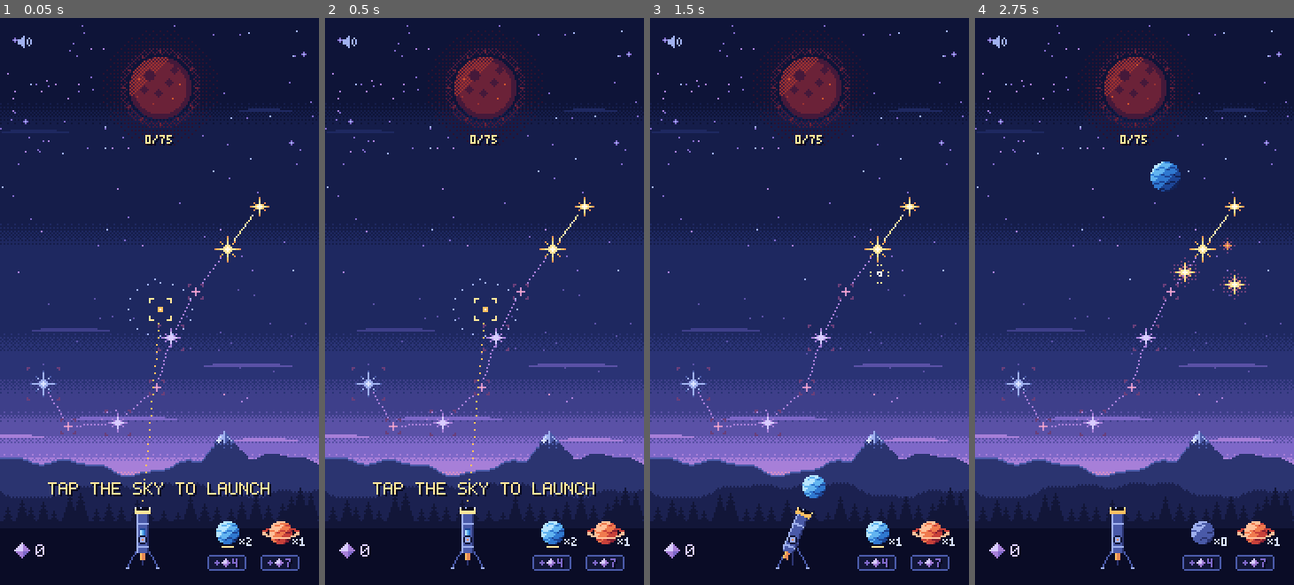
Above: before the commit, frames 1-4 (left to right).
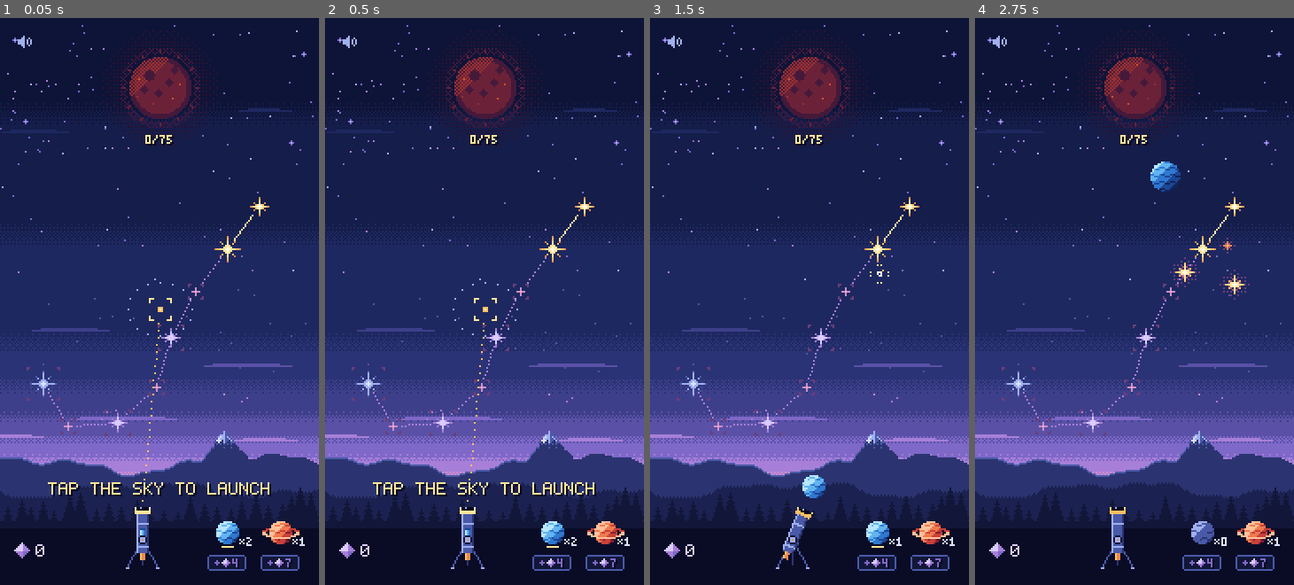
Above: after the commit, the same moments.

Repository: mrafael1/DustInSpace
Game: Godot game, scene res://game/scenes/main.tscn
Two runs of this game, one before a commit and one after it. Both use one fixed random seed, a clock stepped at 60 frames per second and the inputs below.
Inputs (mouse positions are in pixels of both pictures, inside the frame that each line leads up to):
- Up to frame 1 (0.05 s): no input
- Up to frame 2 (0.5 s): no input
- Up to frame 3 (1.5 s): tap Enter at 0.5 s; move the mouse to (879, 273) at 0.52 s; hold Shift 0.53-1.25 s; click (879, 273) at 0.67 s; drag from (745, 329) to (793, 414) at 1.27 s
- Up to frame 4 (2.75 s): move the mouse to (1166, 176) at 2.02 s; tap Ctrl at 2.1 s; click (1166, 176) at 2.17 s

Frame 1 is identical in both runs. In frame 2, less than 0.1% of the frame differs, in the area x 85-92%, y 89-93%; in frame 3, less than 0.1%; in frame 4, less than 0.1%, in the area x 84-92%, y 89-93%.

Commit message:
feat: only the loaded pack's HUD icon moves; the buy button also picks the planet
Co-Authored-By: Claude Opus 5.5 <noreply@anthropic.com>
Claude-Session: https://claude.ai/code/session_01ASnDPR9SCSabzXswq9efCT

Diff:
--- a/game/scenes/pack_view.gd
+++ b/game/scenes/pack_view.gd
@@ -36,6 +36,14 @@
 	set(value):
 		radius_override = value
 		queue_redraw()
+## False holds the planet on its first spin frame (the HUD's icons that aren't loaded).
+var spinning: bool = true:
+	set(value):
+		spinning = value
+		if not value:
+			_spin_time = 0.0
+			_spin = 0
+		queue_redraw()
 
 
 var _spin_time: float = 0.0
@@ -66,6 +74,8 @@
 
 ## Moves the idle spin on. Driven by `_process`; tests call it directly.
 func advance(delta: float) -> void:
+	if not spinning:
+		return
 	_spin_time += delta
 	var spin: int = floori(_spin_time / SPIN_STEP) % SPIN_FRAMES
 	if spin != _spin:
--- a/game/ui/hud.gd
+++ b/game/ui/hud.gd
@@ -21,8 +21,8 @@
 signal tap_refused(kind: String)
 ## A pack became buyable as the dust landed (its slot's cue). Feedback only (sound).
 signal pack_ready(kind: String)
-## The player picked a planet with its icon, and it loaded (or was bought and loaded). The
-## telescope aims with it (Main wires it).
+## The player picked a planet with its icon or its buy button, and it loaded (or was bought and
+## loaded). The telescope aims with it (Main wires it).
 signal planet_chosen(kind: String)
 
 const PackSlotScene := preload("res://game/ui/pack_slot.tscn")
@@ -237,10 +237,10 @@
 	var done: bool
 	if part == &"icon":
 		done = _run.load_pack(kind) or _run.buy(kind)
-		if done:
-			planet_chosen.emit(kind)
 	else:
 		done = _run.buy(kind)
+	if done:
+		planet_chosen.emit(kind)
 	if not done:
 		_slots[kind].nudge()
 		tap_refused.emit(kind)
--- a/game/ui/pack_slot.gd
+++ b/game/ui/pack_slot.gd
@@ -1,9 +1,9 @@
 class_name PackSlot
 extends Node2D
 ## One pack in the HUD: its icon (r6) with "×count", and a "+◆cost" buy button below.
-## The icon is lit and spinning while at least one is owned (tapping it loads), grey and still
-## at ×0, even when the dust would buy one: the buy button shows that. A lit icon hops now and
-## then while the dust can buy another.
+## The icon is lit while at least one is owned (tapping it loads), grey at ×0, even when the dust
+## would buy one: the buy button shows that. Only the loaded pack's icon moves: it spins, and hops
+## now and then while the dust can buy another. The others stay still.
 ## Becoming buyable plays a one-off cue: the icon flashes solid C0 for FLASH_TIME and a cross
 ## sparkle shrinks away beside it. Staying buyable never repeats it.
 ## Two tap targets (docs/design.md, Packs): the icon loads the pack if owned, or buys it if none
@@ -95,9 +95,10 @@
 		_lay_out_buy_row()
 	# Cool N7 when the dust isn't there: warm/light colours mean something you can use.
 	_cost.label_settings.font_color = Palette.D0 if affordable else Palette.N7
-	# The planet: lit one step up its ramp and spinning while one is owned, grey at ×0.
+	# The planet: lit one step up its ramp while one is owned, grey at ×0; spinning only if loaded.
 	_icon.bright = count > 0
 	_icon.greyed = count == 0
+	_icon.spinning = loaded
 	if affordable and not _affordable:
 		_hop_time = 0.0
 		if announce:
@@ -191,7 +192,7 @@
 			_buy.queue_redraw()
 	_hop_time = fmod(_hop_time + delta, HOP_PERIOD)
 	if _nudge_time < 0.0:
-		var hops: bool = _affordable and _icon.bright
+		var hops: bool = _affordable and _loaded
 		_icon.position = Vector2(0, -1 if hops and _hop_time < HOP_TIME else 0)
 		return
 	_nudge_time += delta
--- a/tests/test_hud.gd
+++ b/tests/test_hud.gd
@@ -270,7 +270,7 @@
 		assert_false(blue.is_hopping(), "and still")
 	run.dust = 0
 	hud.refresh()
-	assert_true(_icon("red").bright, "owned: lit and spinning even with no dust")
+	assert_true(_icon("red").bright, "owned: lit even with no dust")
 	assert_false(_icon("red").greyed)
 
 
@@ -293,8 +293,8 @@
 	red.set_process(false)
 	blue.advance(0.0)
 	red.advance(0.0)
-	assert_true(blue.is_hopping(), "it hops as soon as it's buyable")
-	assert_false(red.is_hopping(), "a grey icon never does")
+	assert_true(blue.is_hopping(), "the loaded icon hops as soon as it's buyable")
+	assert_false(red.is_hopping(), "one that isn't loaded never does")
 	blue.advance(PackSlot.HOP_TIME * 1.1)
 	assert_false(blue.is_hopping())
 	assert_eq(blue.get_node("Icon").position, Vector2.ZERO, "back on the grid")
@@ -578,6 +578,43 @@
 
 
 ## Links three small stars: a small triple, worth 3 dust and 5 light in the fixtures.
+func test_only_the_loaded_pack_icon_moves() -> void:
+	for loaded: String in ["blue", "red", ""]:
+		run.owned_packs["blue"] = 2
+		run.owned_packs["red"] = 0 if loaded == "" else 2
+		run.loaded_pack = loaded
+		if loaded == "":
+			run.owned_packs["blue"] = 0
+		run.dust = 50
+		hud.refresh()
+		for kind: String in ["blue", "red"]:
+			var slot: PackSlot = hud.slot(kind)
+			slot.set_process(false)
+			var icon: PackView = _icon(kind)
+			icon.set_process(false)
+			var moved: bool = false
+			for i: int in 12:
+				slot.advance(0.13)
+				icon.advance(0.13)
+				moved = moved or slot.is_hopping() or icon.spin_frame() != 0
+			assert_eq(moved, kind == loaded, "%s loaded: %s %s" % [loaded if loaded != "" else "nothing", kind, "moves" if kind == loaded else "stays still"])
+
+
+func test_the_buy_button_also_picks_the_planet() -> void:
+	run.dust = 50
+	watch_signals(hud)
+	_tap_part("red", &"cost")
+	assert_signal_emitted_with_parameters(hud, "planet_chosen", ["red"])
+	assert_eq(run.loaded_pack, "red")
+
+
+func test_a_refused_buy_picks_nothing() -> void:
+	run.dust = 0
+	watch_signals(hud)
+	_tap_part("red", &"cost")
+	assert_signal_not_emitted(hud, "planet_chosen")
+
+
 func _link_small_triple() -> void:
 	var ids: Array[int] = []
 	for x: int in [70, 90, 110]:
